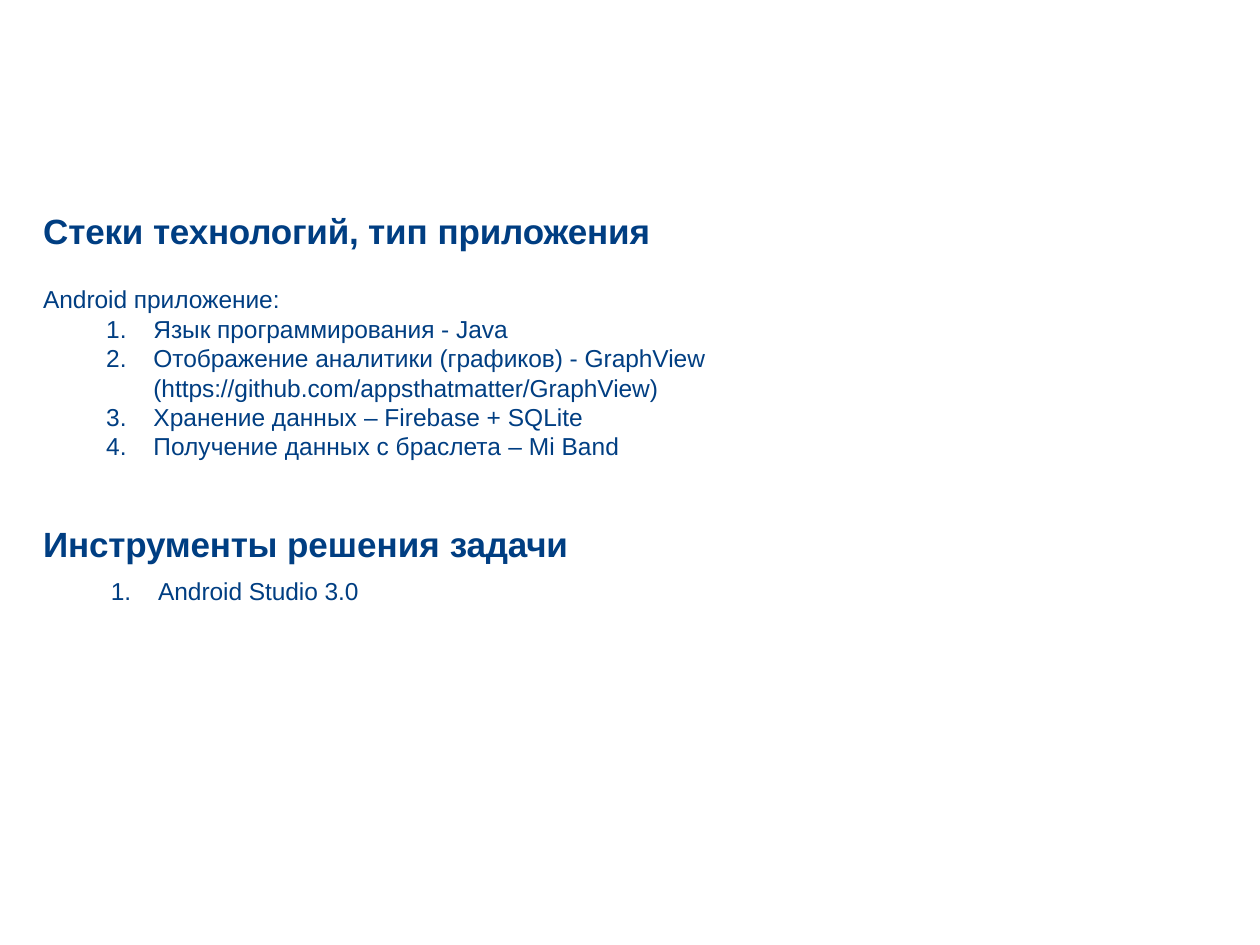
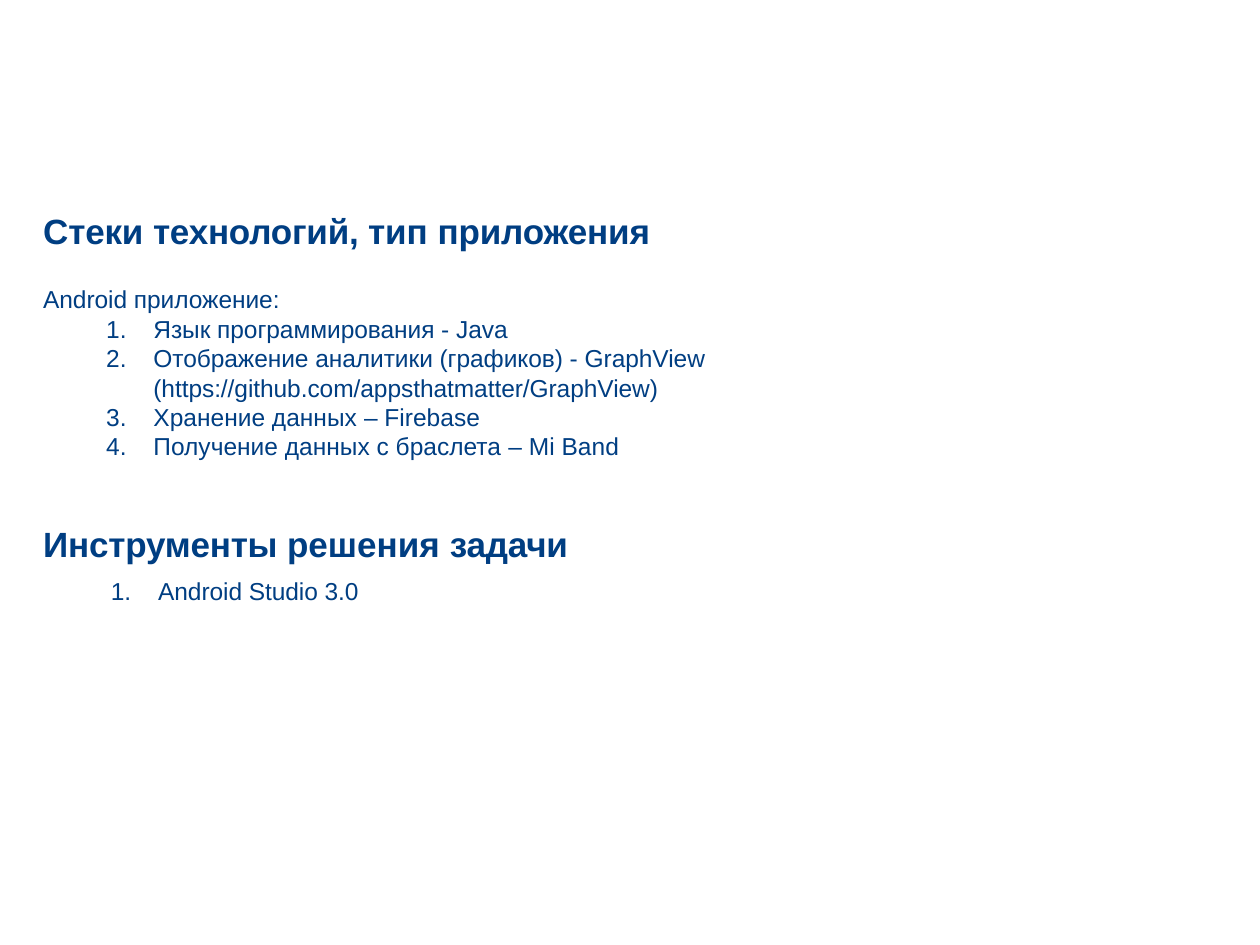
Before and after one commit to arepina/MomAndBaby, a slide deck: slide 9 of docs/Presentation.pptx (slide 8 before the commit). Drawn at 1260x945 pixels with LibreOffice and Linux fonts; fonts in the diff are those of the drawing; background and template pictures are left out. Boxes give left, top, right and bottom in pixels: in the first picture for what was removed or moved away, otherwise in the second. Text is boxed around its words. In the diff, an @@ line names an element or a change of style, - is before the commit and + after.

```diff
--- a/docs/Presentation.pptx
+++ b/docs/Presentation.pptx
@@ text at <box>153,408,479,431</box>: text changed @@
-  3. Хранение данных – Firebase + SQLite
+  3. Хранение данных – Firebase
```
Also in this commit, not shown: 1 slide added, 16 other files.
